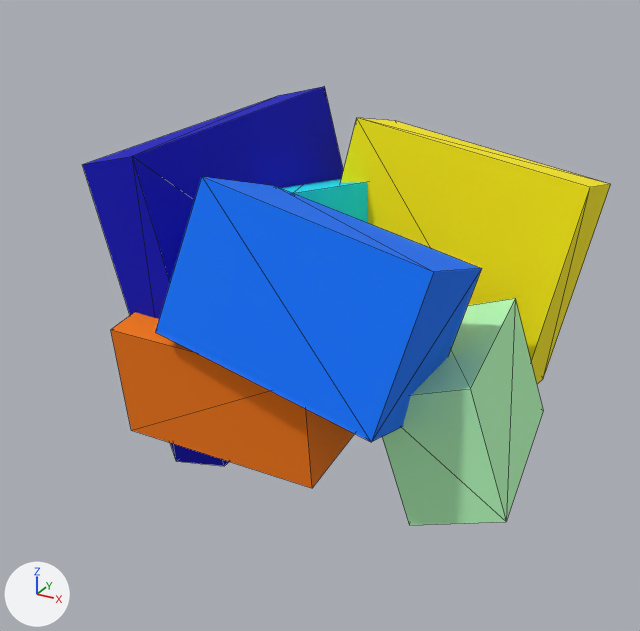
One commit to the OBJ model train_preds/train_0_6c36a5b107e83d331191025061735ea3.obj: the scene before it, then after it.
Camera for both pictures: a camera (50 mm lens) standing at (0.631, -1.273, 0.582) and looking at (-0.036, -0.061, -0.024). Lighting does not change. The marker at lower left points along +X, +Y and +Z. Mesh edges are drawn as thin lines. Where no turn or scale is listed for an object, it has been applied to the vertices.

In view in the first picture: 'train_0_6c36a5b107e83d331191025061735ea3'.
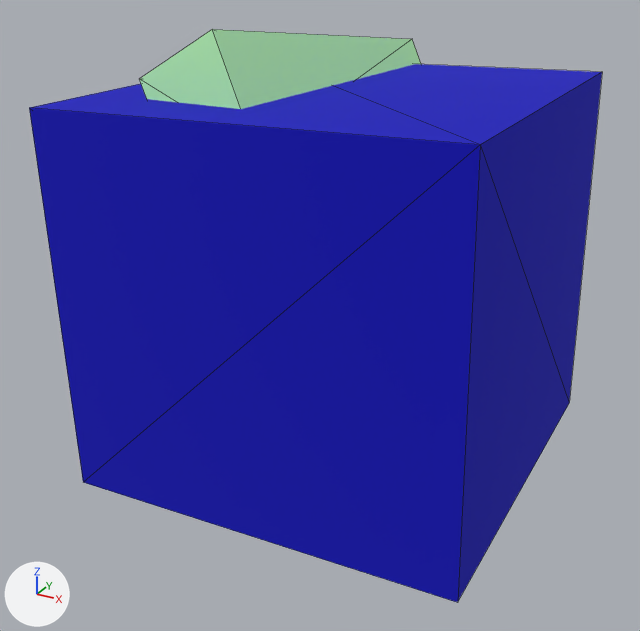
Boxes (x1, y1, x2, y2) around the edits, measured in the pictures (640 x 631 px):
'train_0_6c36a5b107e83d331191025061735ea3', recoloured, reshaped (9% wider, 31% taller)
    before: (83, 87, 611, 525)
    after: (29, 29, 602, 602)

The change, as a list of edits to the scene's bpy script:
```text
Change mat_m1:
    mat_m1.base_color: (0.0, 0.172, 1.0) -> (0.516, 1.0, 0.484)  # blue #0073ff -> green #beffb9
Change me_train_0_6c36a5b107e83d331191025061735ea3:
    used by ob_train_0_6c36a5b107e83d331191025061735ea3; location = (0.0, 0.0, 0.0)
    remove me_train_0_6c36a5b107e83d331191025061735ea3.from_pydata(...)  # 48 vertices, 72 faces; spans x -0.327..0.364, y -0.371..0.365, z -0.251..0.297
    add me_train_0_6c36a5b107e83d331191025061735ea3.from_pydata(...)  # 16 vertices, 24 faces; spans x -0.386..0.327, y -0.331..0.369, z -0.31..0.449
    me_train_0_6c36a5b107e83d331191025061735ea3 part 1: the whole mesh is rebuilt
    remove me_train_0_6c36a5b107e83d331191025061735ea3.materials.append(mat_m2)  # cyan #00ebff
    remove me_train_0_6c36a5b107e83d331191025061735ea3.materials.append(mat_m3)  # green #b9ffbe
    remove me_train_0_6c36a5b107e83d331191025061735ea3.materials.append(mat_m4)  # yellow #ffef00
    remove me_train_0_6c36a5b107e83d331191025061735ea3.materials.append(mat_m5)  # orange #ff7c00
```
